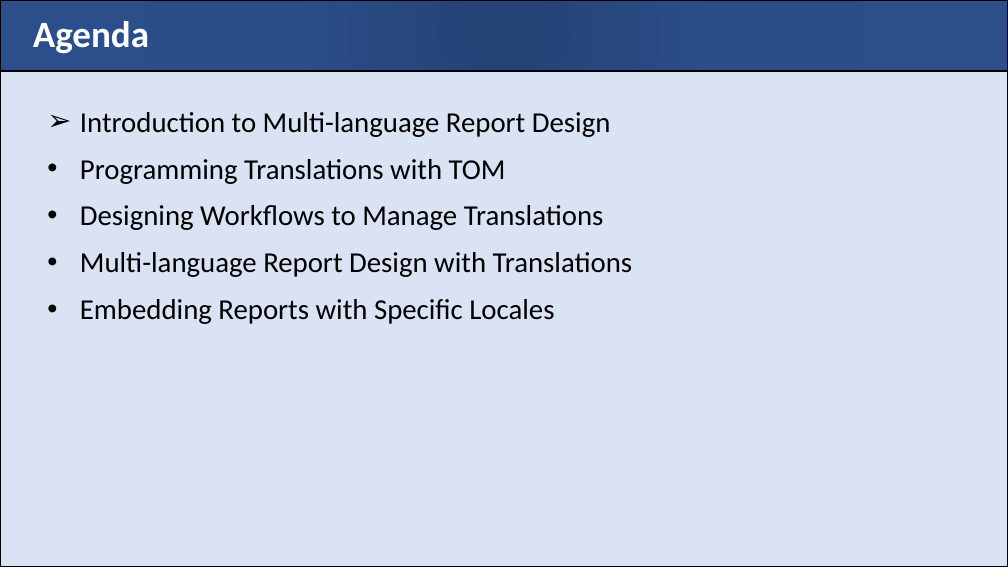
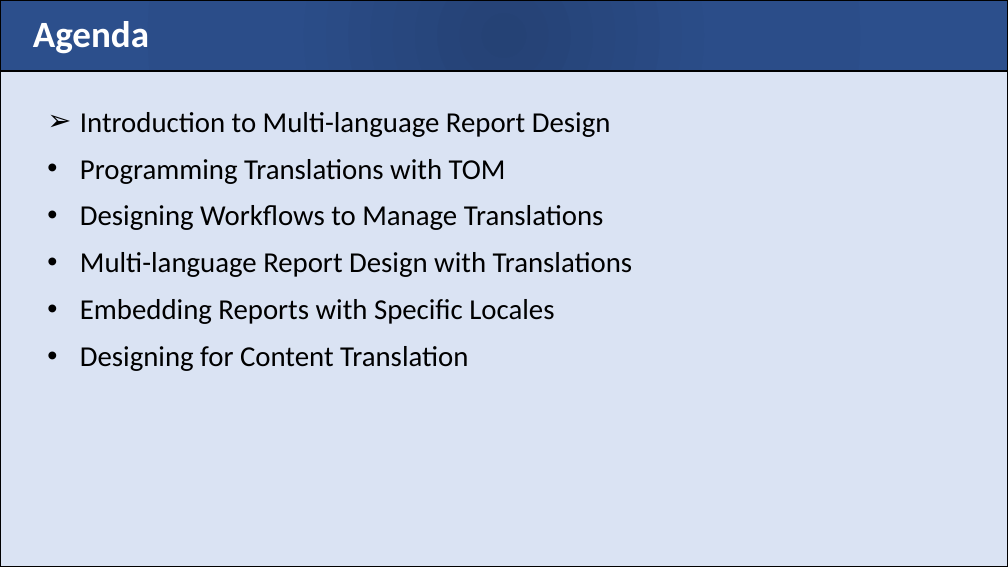
Before and after one commit to PowerBiDevCamp/Multilanguage-Reports, a slide deck: slide 2 of Docs/Building multilanguage Reports in Power BI.pptx. Drawn at 1008x567 pixels with LibreOffice and Linux fonts; fonts in the diff are those of the drawing; background and template pictures are left out. Boxes give left, top, right and bottom in pixels: in the first picture for what was removed or moved away, otherwise in the second. Text is boxed around its words. In the diff, an @@ line names an element or a change of style, - is before the commit and + after.

```diff
--- a/Docs/Building multilanguage Reports in Power BI.pptx
+++ b/Docs/Building multilanguage Reports in Power BI.pptx
@@ text at bbox=[80, 346, 468, 371]: paragraph added @@
+• Designing for Content Translation
```
Also in this commit, not shown: 3 other files.
